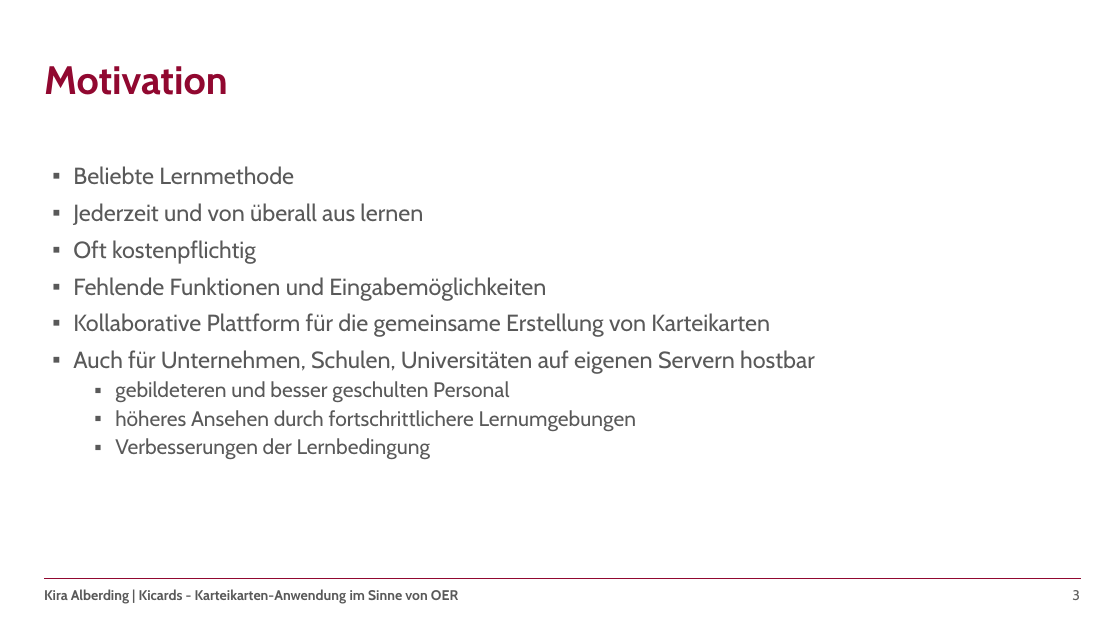
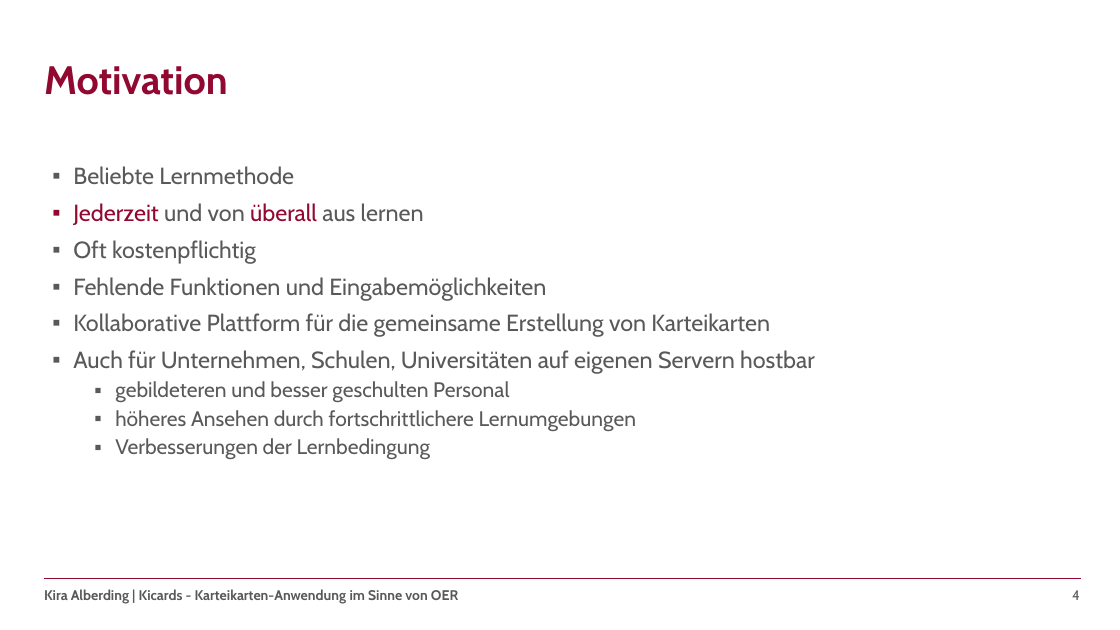
Before and after one commit to kalbe09/SeminararbeitOER, a slide deck: slide 4 of Seminararbeit - Präsentation.pptx (slide 3 before the commit). Drawn at 1120x630 pixels with LibreOffice and Linux fonts; fonts in the diff are those of the drawing; background and template pictures are left out. Boxes give left, top, right and bottom in pixels: in the first picture for what was removed or moved away, otherwise in the second. Text is boxed around its words. In the diff, an @@ line names an element or a change of style, - is before the commit and + after.

```diff
--- a/Seminararbeit - Präsentation.pptx
+++ b/Seminararbeit - Präsentation.pptx
@@ text at box(73, 203, 424, 225): text colour #595959 to #910830 in "Jederzeit überall" @@
@@ page number at box(1072, 590, 1080, 600): text changed @@
-3
+4
```
Also in this commit, not shown: 3 other slides changed, 13 slides added, 5 slides removed.
